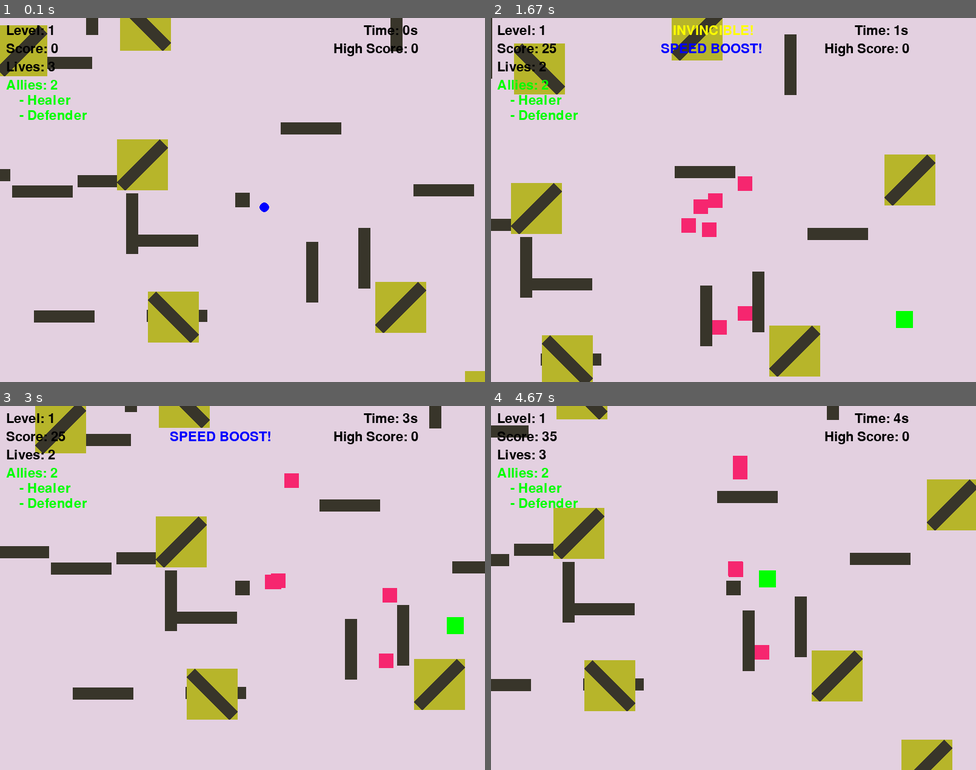
Above: before the commit, frames 1-4 (two rows, left to right).
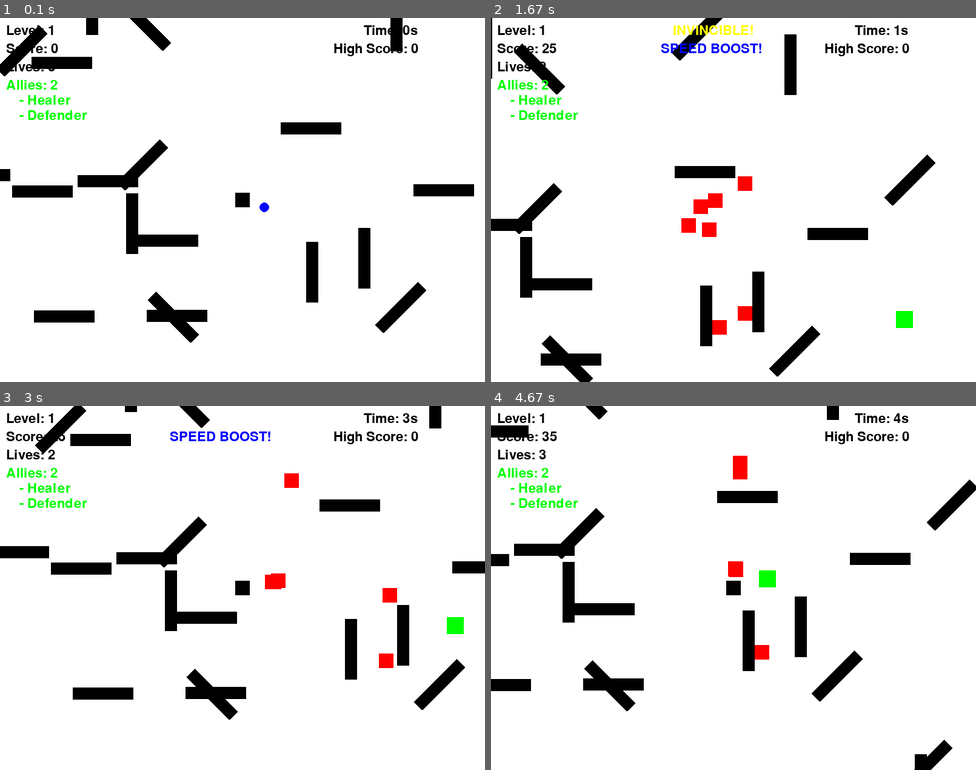
Above: after the commit, the same moments.

Repository: Baller300000/coding
Game: pygame game, started from pygame/game1.py
Same seed, same stepped clock (60 frames per second), same inputs: the game is played once before the commit and once after it.
Inputs:
- Up to frame 1 (0.1 s): no input
- Up to frame 2 (1.67 s): hold Right 0.33-0.8 s; hold Up 0.83-1.13 s; hold Right 1.17-1.63 s
- Up to frame 3 (3 s): hold Left 1.67-2.2 s; hold Down 2.23-2.53 s; hold Left 2.57-2.97 s
- Up to frame 4 (4.67 s): hold Up 3-3.37 s; hold Right 3.4-4.03 s; hold Down 4.07-4.43 s; hold Left from 4.47 s (still down)

The runs differ from the first frame. In frame 1, 99% of the frame differs, in the area x 0-100%, y 0-100%; in frame 2, 98%; in frame 3, 99%; in frame 4, 99%.

Commit message:
fix images

Diff:
--- a/pygame/game1.py
+++ b/pygame/game1.py
@@ -25,25 +25,25 @@
 BLUE = (0, 0, 255)
 YELLOW = (255, 255, 0)
 
-player_img = pygame.image.load('assets/player.gif')
+player_img = pygame.image.load('pygame/player.gif')
 player_img = pygame.transform.scale(player_img, (24, 24))
 
-enemy_img = pygame.image.load('assets/enemy.gif')
+enemy_img = pygame.image.load('pygame/enemy.gif')
 enemy_img = pygame.transform.scale(enemy_img, (24, 24))
 
-healer_img = pygame.image.load('assets/healer.gif')
+healer_img = pygame.image.load('pygame/healer.gif')
 healer_img = pygame.transform.scale(healer_img, (24, 24))
 
-defender_img = pygame.image.load('assets/defender.gif')
+defender_img = pygame.image.load('pygame/defender.gif')
 defender_img = pygame.transform.scale(defender_img, (24, 24))
 
-win_img = pygame.image.load('assets/win.gif')
+win_img = pygame.image.load('pygame/win.gif')
 win_img = pygame.transform.scale(win_img, (24, 24))
 
-ver_wall_img = pygame.image.load('assets/ver_wall.gif')
+ver_wall_img = pygame.image.load('pygame/ver_wall.gif')
 ver_wall_img = pygame.transform.scale(ver_wall_img, (20, 100))
 
-hor_wall_img = pygame.image.load('assets/hor_wall.gif')
+hor_wall_img = pygame.image.load('pygame/hor_wall.gif')
 hor_wall_img = pygame.transform.scale(hor_wall_img, (100, 20))
 
 # Sprite classes
@@ -662,16 +662,14 @@
         game_state.time_elapsed += 1
 
     # Draw everything
-    colors = game_state.get_level_colors()
-    screen.fill(colors['bg'])
+    screen.fill(WHITE)
 
     # Draw walls with camera offset
     for wall in walls:
         screen_x = wall.rect.x - camera_x
         screen_y = wall.rect.y - camera_y
         if -100 < screen_x < SCREEN_WIDTH + 100 and -100 < screen_y < SCREEN_HEIGHT + 100:
-            tinted_wall = tint_image(wall.image, colors['primary'])
-            screen.blit(tinted_wall, (screen_x, screen_y))
+            screen.blit(wall.image, (screen_x, screen_y))
 
     # Draw power-ups with camera offset
     for pu in game_state.power_ups:
@@ -687,8 +685,7 @@
         screen_x = enemy.rect.x - camera_x
         screen_y = enemy.rect.y - camera_y
         if -50 < screen_x < SCREEN_WIDTH + 50 and -50 < screen_y < SCREEN_HEIGHT + 50:
-            tinted_enemy = tint_image(enemy.image, colors['secondary'])
-            screen.blit(tinted_enemy, (screen_x, screen_y))
+            screen.blit(enemy.image, (screen_x, screen_y))
 
     # Draw allies with camera offset
     for ally in game_state.allies:
@@ -708,8 +705,7 @@
             # Flash effect when invincible
             pass
         else:
-            tinted_player = tint_image(player.image, colors['primary'])
-            screen.blit(tinted_player, (screen_x, screen_y))
+            screen.blit(player.image, (screen_x, screen_y))
 
     draw_ui()
     draw_end_screen()
Renamed: pygame/assets/defender.gif -> pygame/defender.gif
Renamed: pygame/assets/enemy.gif -> pygame/enemy.gif
Renamed: pygame/assets/healer.gif -> pygame/healer.gif
Renamed: pygame/assets/hor_wall.gif -> pygame/hor_wall.gif
Renamed: pygame/assets/player.gif -> pygame/player.gif
Renamed: pygame/assets/ver_wall.gif -> pygame/ver_wall.gif
Renamed: pygame/assets/win.gif -> pygame/win.gif
